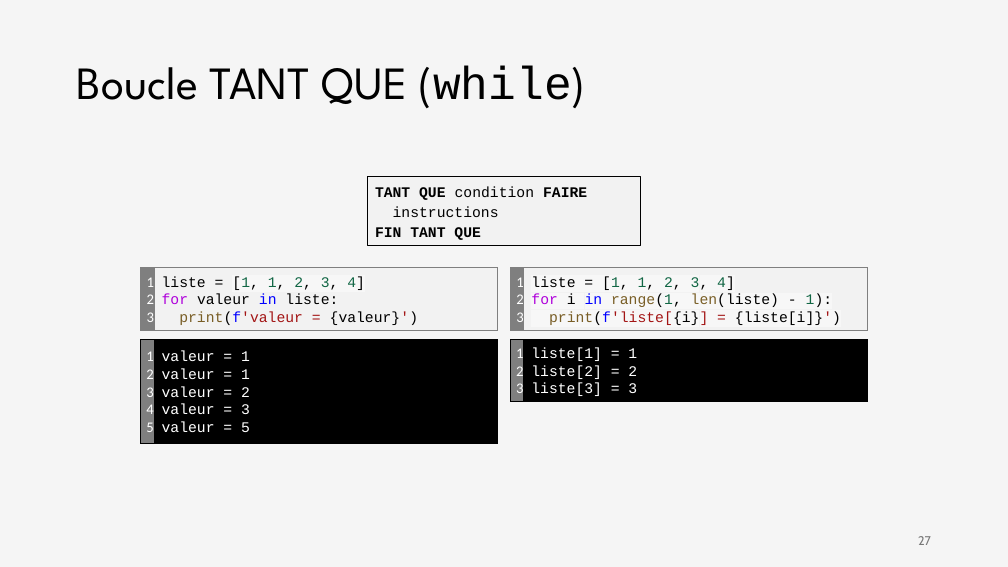
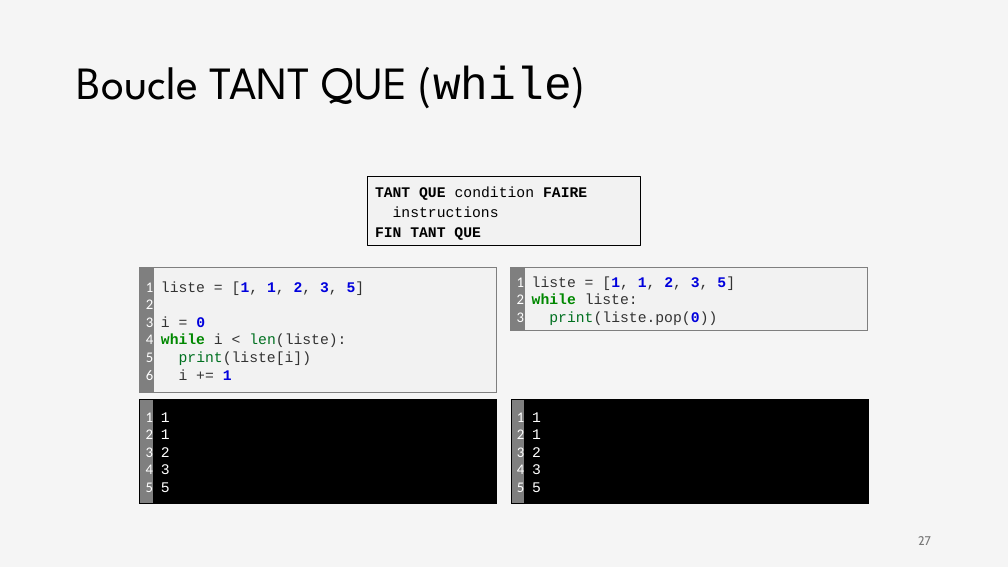
Before and after one commit to iannickgagnon/sagedays_iannick_2026, a slide deck: slide 27 of python_1/presentation_python_1.pptx. Drawn at 1008x567 pixels with LibreOffice and Linux fonts; fonts in the diff are those of the drawing. Boxes give left, top, right and bottom in pixels: in the first picture for what was removed or moved away, otherwise in the second. Text is boxed around its words. In the diff, an @@ line names an element or a change of style, - is before the commit and + after.

```diff
--- a/python_1/presentation_python_1.pptx
+++ b/python_1/presentation_python_1.pptx
@@ rectangle "1": place and size @@
-rectangle "1" at (141,268,154,330)
+rectangle "1" at (140,268,154,392)
@@ rectangle "liste = [1, 1, 2, ...": place and size @@
-rectangle "liste = [1, 1, 2, ..." at (524,268,867,330)
+rectangle "liste = [1, 1, 2, ..." at (154,268,497,392)
@@ rectangle "liste = [1, 1, 2, ...": place and size @@
-rectangle "liste = [1, 1, 2, ..." at (154,268,498,330)
+rectangle "liste = [1, 1, 2, ..." at (524,268,867,330)
@@ text in rectangle at (161,281,365,380): text changed; text colour #000000 to #333333 @@
-liste = [1, 1, 2, 3, 4]
-for i in range(1, len(liste) - 1):
-print(f'liste[{i}] = {liste[i]}')
+liste = [1, 1, 2, 3, 5]
+i = 0
+while i < len(liste):
+print(liste[i])
+i += 1
@@ text in rectangle at (532,276,735,325): text changed; text colour #000000 to #333333 @@
-liste = [1, 1, 2, 3, 4]
-for valeur in liste:
-print(f'valeur = {valeur}')
+liste = [1, 1, 2, 3, 5]
+while liste:
+print(liste.pop(0))
@@ text in rectangle at (146,335,153,380): paragraphs added @@
+4
+5
+6
@@ rectangle removed at (524,340,868,402) @@
-liste[1] = 1
-liste[2] = 2
-liste[3] = 3
@@ rectangle "1": place and size @@
-rectangle "1" at (510,340,524,402)
+rectangle "1" at (140,399,154,504)
@@ rectangle added at (154,399,498,504), fill #000000, outline #000000 1 pt, 14 pt, text #FFFFFF @@
+1
+1
+2
+3
+5
@@ rectangle "1": place and size @@
-rectangle "1" at (141,340,154,444)
+rectangle "1" at (511,399,525,504)
@@ rectangle "1": place and size @@
-rectangle "1" at (154,340,498,444)
+rectangle "1" at (525,399,869,504)
@@ text in rectangle at (532,412,541,492): text changed @@
-valeur = 1
-valeur = 1
-valeur = 2
-valeur = 3
-valeur = 5
+1
+1
+2
+3
+5
@@ text in rectangle at (146,464,153,492): paragraphs added @@
+4
+5
```
Also in this commit, not shown: 3 other slides changed, 1 slide added.
